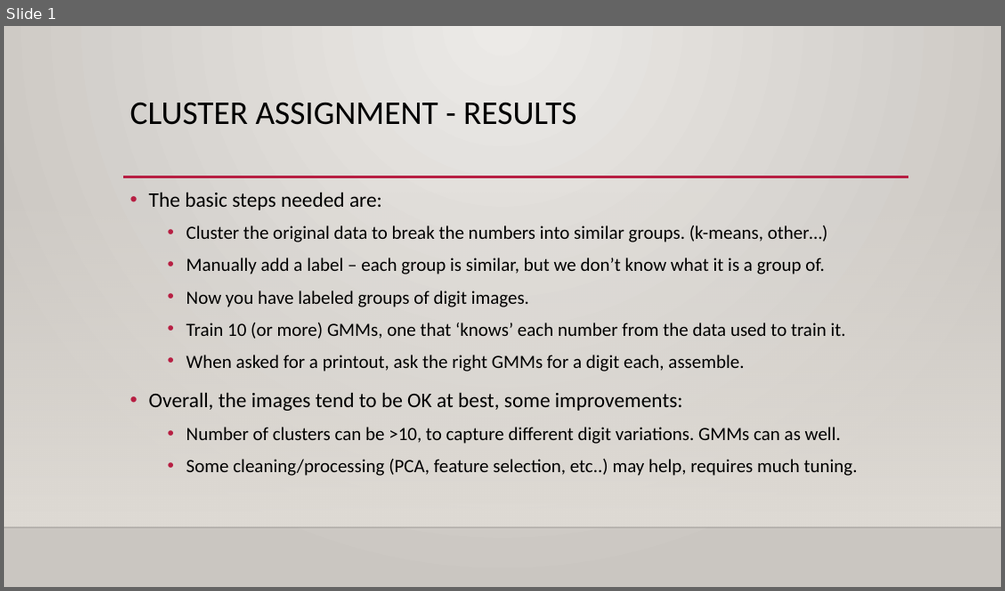
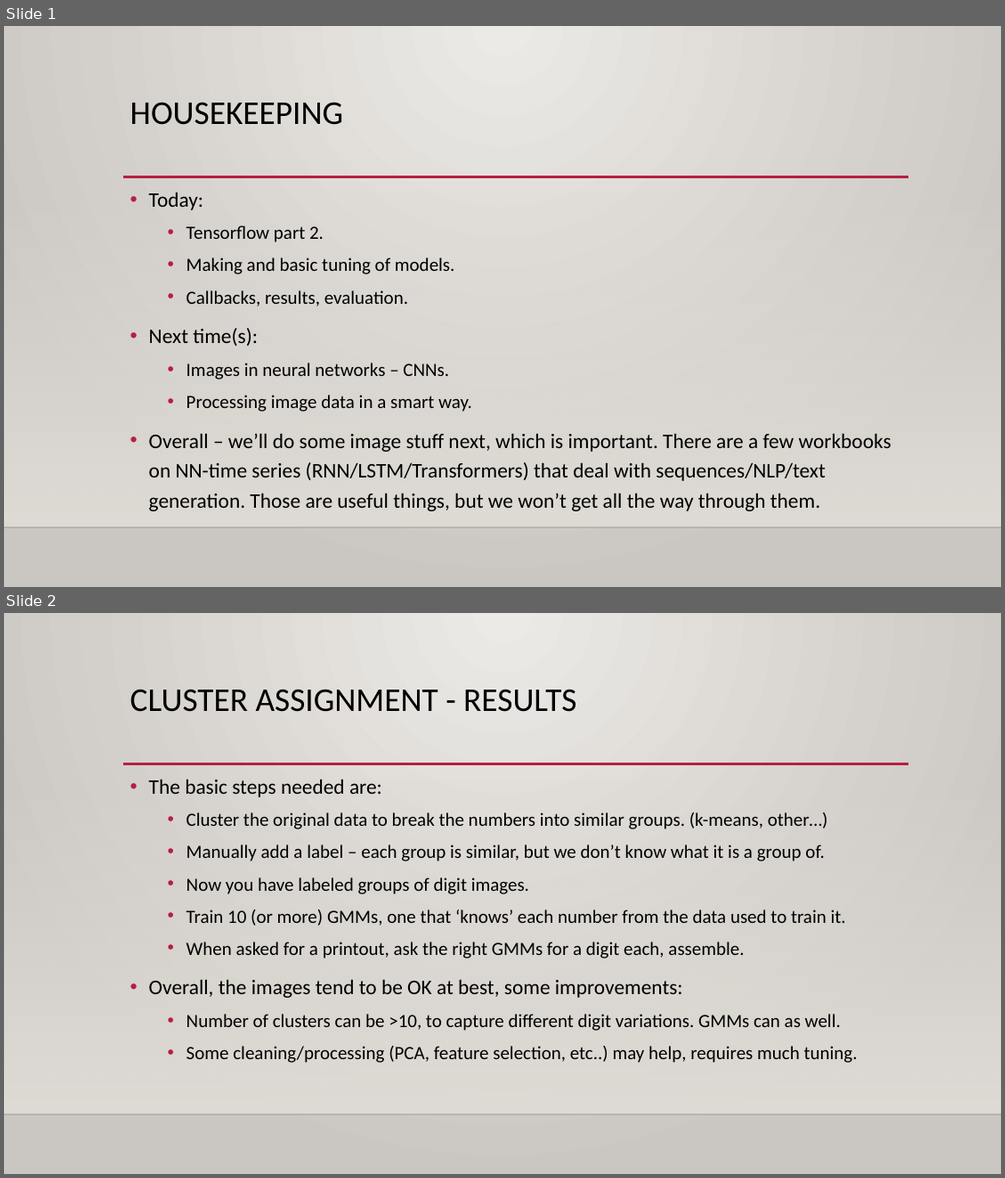
Before and after one commit to calvint13/Intro_to_Machine_Learning_Student_Workbooks, a slide deck: reference_content/Slides/tensorflow_optimization.pptx. Shown one above the other, each under a label of ours: slide 1 before the commit, slides 1 and 2 after it. The pictures are 1005x591 and 1005x1178 pixels, drawn with LibreOffice and Linux fonts; fonts in the diff are those of the drawing; background and template pictures are left out. Boxes give left, top, right and bottom in pixels: in the first picture for what was removed or moved away, otherwise in the second. Text is boxed around its words. In the diff, an @@ line names an element or a change of style, - is before the commit and + after.

```diff
--- a/reference_content/Slides/tensorflow_optimization.pptx
+++ b/reference_content/Slides/tensorflow_optimization.pptx
@@ slide 1 added at (4, 26, 1001, 587), background gradient #ECEAE7 to #CAC7C1; not listed: 3 template elements that a slide beside it also shows @@
@@ title added at (130, 102, 343, 125), 32 pt, text #000000 @@
+HOUSEKEEPING
@@ text added at (149, 192, 891, 511), 20 pt, text #000000 @@
+• Today:
+  • Tensorflow part 2.
+  • Making and basic tuning of models.
+  • Callbacks, results, evaluation.
+• Next time(s):
+  • Images in neural networks – CNNs.
+  • Processing image data in a smart way.
+• Overall – we’ll do some image stuff next, which is important. There are a few workbooks on NN-time series (RNN/LSTM/Transformers) that deal with sequences/NLP/text generation. Those are useful things, but we won’t get all the way through them.
@@ what was slide 1 is now slide 2 @@
```
Also in this commit, not shown: 3 slides changed, 2 other slides added, 1 slide removed, 6 other files.
